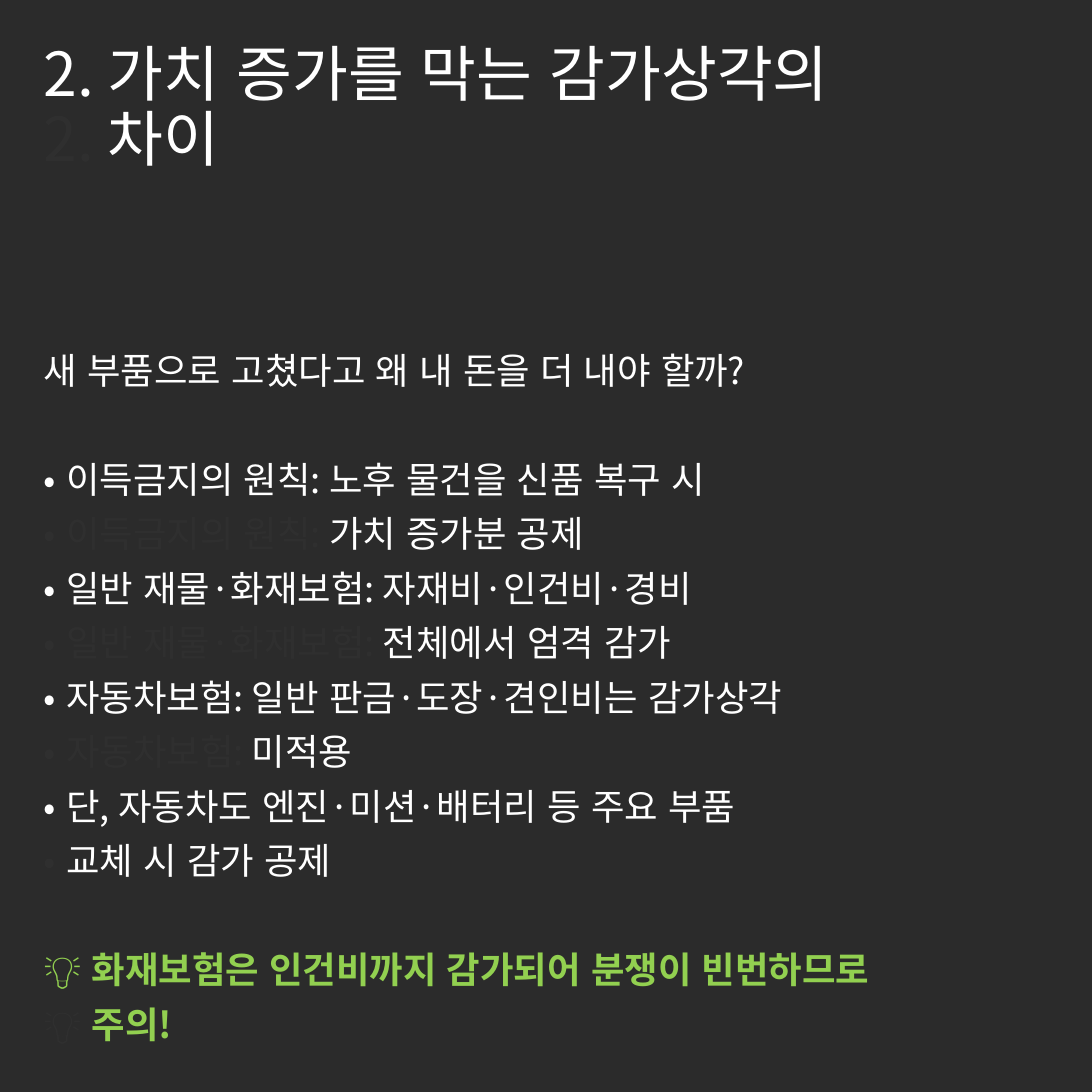
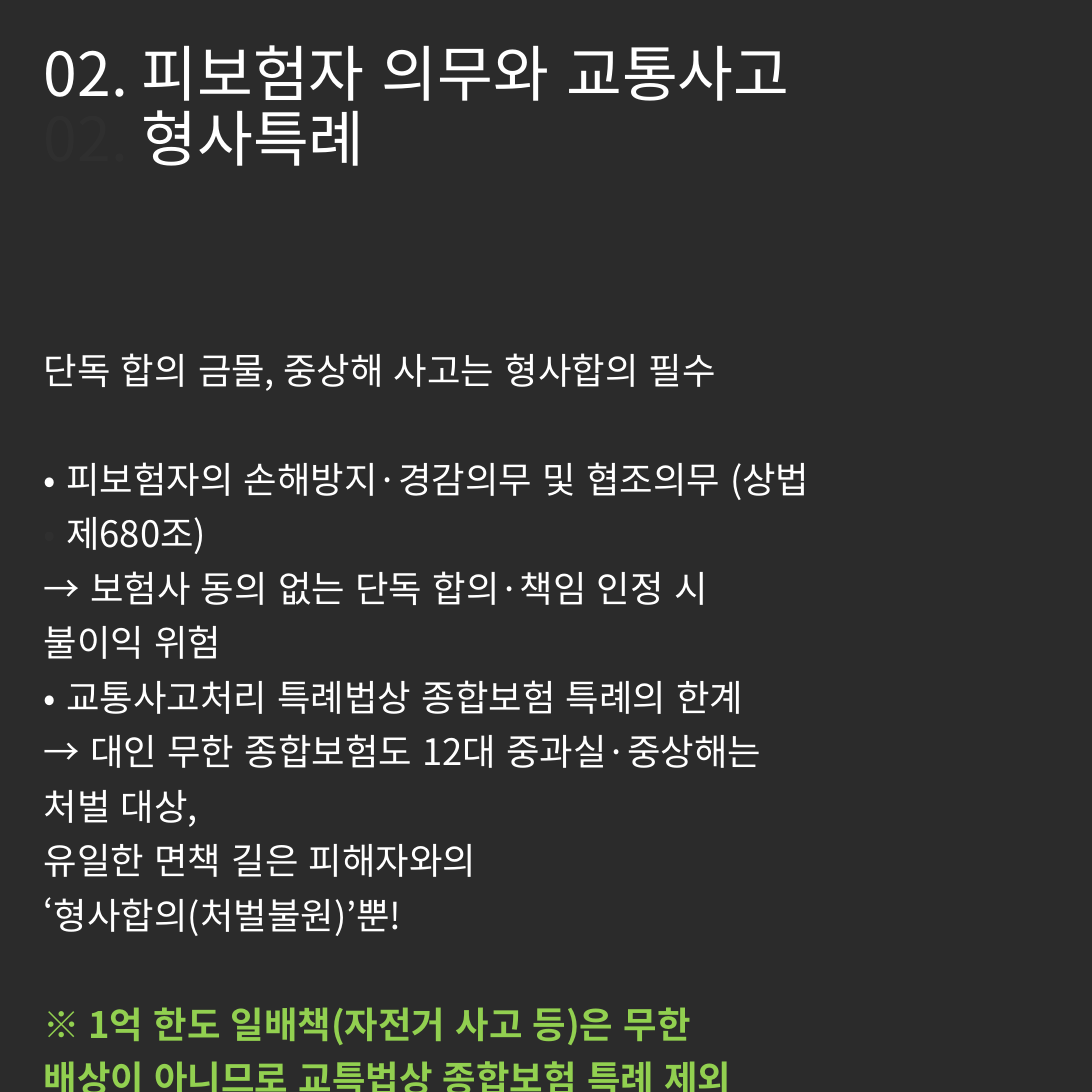
Before and after one commit to tladjuster00000029/brunch-SNS--auto, a slide deck: slide 3 of posts/images/generated_cards.pptx. Drawn at 1092x1092 pixels with LibreOffice and Linux fonts; fonts in the diff are those of the drawing; background and template pictures are left out; a plain dark background stands for a picture behind light text. Boxes give left, top, right and bottom in pixels: in the first picture for what was removed or moved away, otherwise in the second. Text is boxed around its words. In the diff, an @@ line names an element or a change of style, - is before the commit and + after.

```diff
--- a/posts/images/generated_cards.pptx
+++ b/posts/images/generated_cards.pptx
@@ title at (44, 45, 789, 180): text changed @@
-2. 가치 증가를 막는 감가상각의
-2. 차이
+02. 피보험자 의무와 교통사고
+02. 형사특례
@@ subtitle at (44, 353, 809, 1045): text changed @@
-새 부품으로 고쳤다고 왜 내 돈을 더 내야 할까?
-• 이득금지의 원칙: 노후 물건을 신품 복구 시
-• 이득금지의 원칙: 가치 증가분 공제
-• 일반 재물·화재보험: 자재비·인건비·경비
-• 일반 재물·화재보험: 전체에서 엄격 감가
-• 자동차보험: 일반 판금·도장·견인비는 감가상각
-• 자동차보험: 미적용
-• 단, 자동차도 엔진·미션·배터리 등 주요 부품
-• 교체 시 감가 공제
-💡 화재보험은 인건비까지 감가되어 분쟁이 빈번하므로
-💡 주의!
+단독 합의 금물, 중상해 사고는 형사합의 필수
+• 피보험자의 손해방지·경감의무 및 협조의무 (상법
+• 제680조)
+→ 보험사 동의 없는 단독 합의·책임 인정 시
+불이익 위험
+• 교통사고처리 특례법상 종합보험 특례의 한계
+→ 대인 무한 종합보험도 12대 중과실·중상해는
+처벌 대상,
+유일한 면책 길은 피해자와의
+‘형사합의(처벌불원)’뿐!
+※ 1억 한도 일배책(자전거 사고 등)은 무한
+배상이 아니므로 교특법상 종합보험 특례 제외
```
Also in this commit, not shown: 4 other slides changed, 7 other files.
